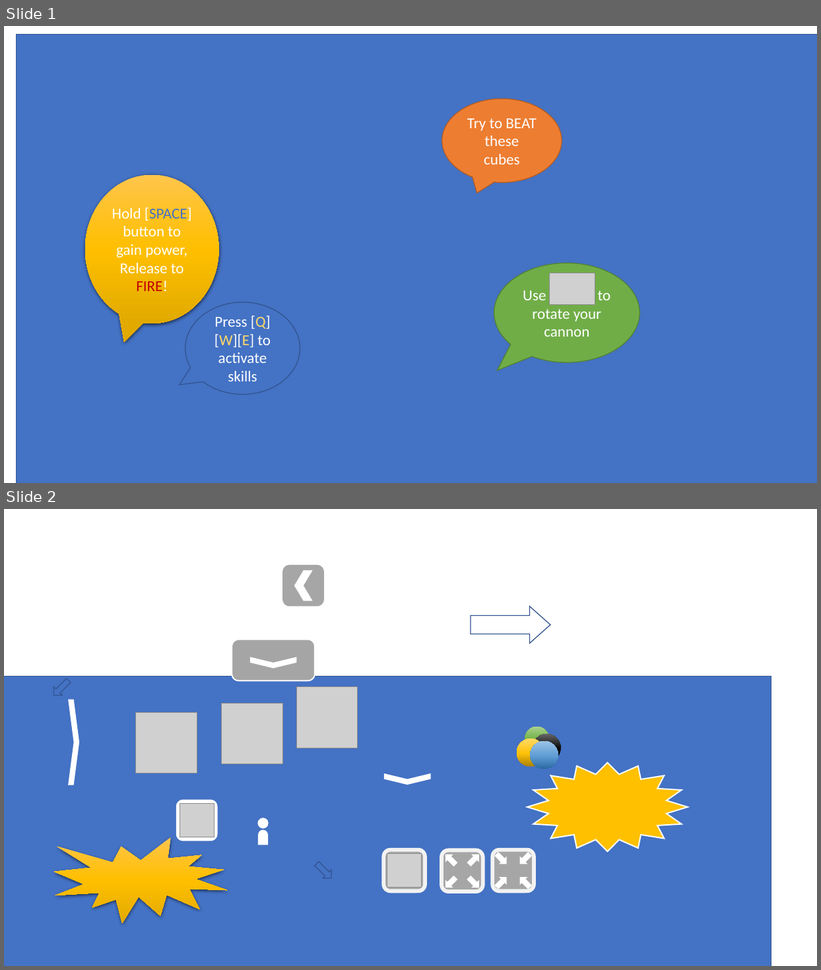
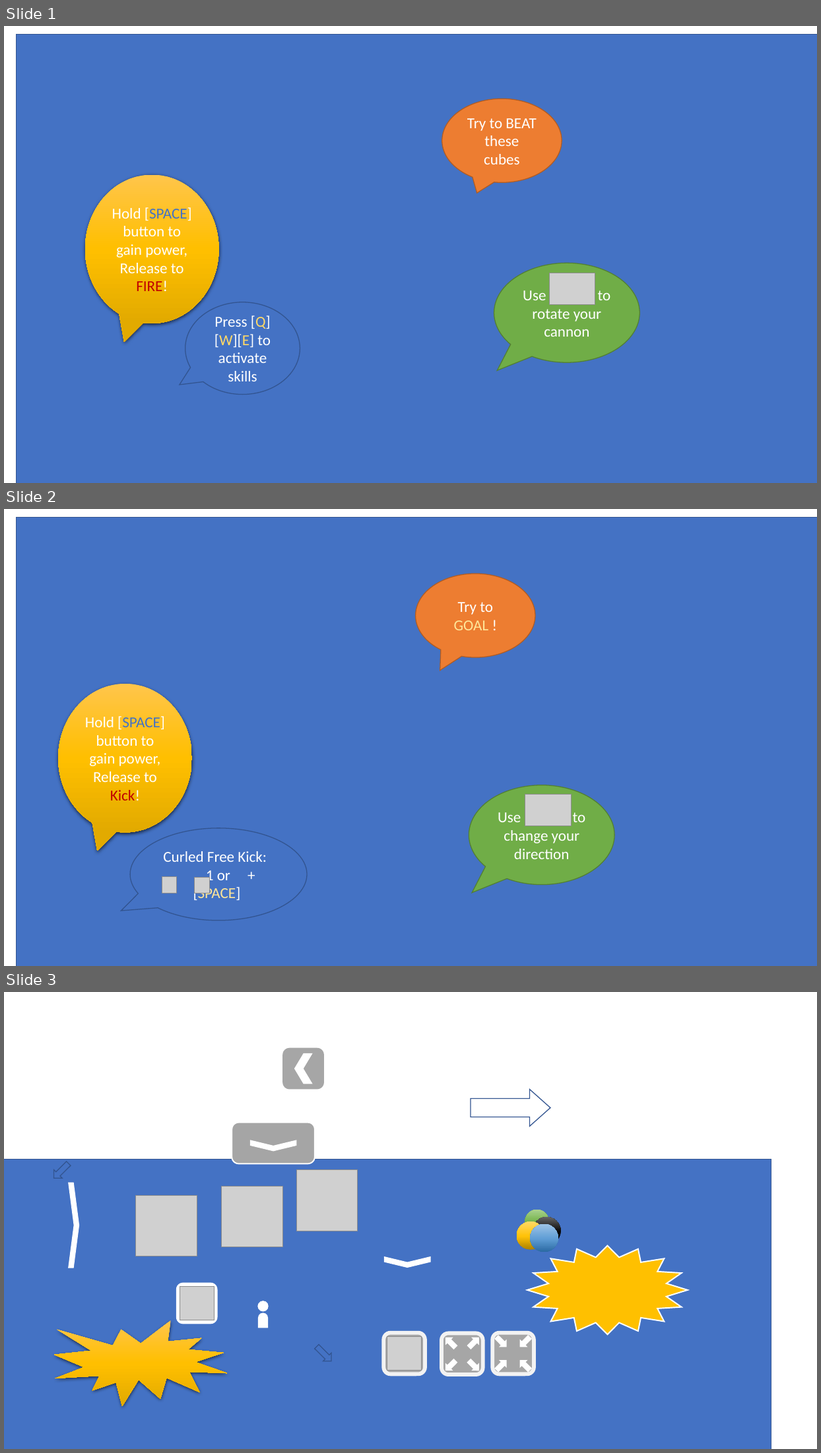
Before and after one commit to dyzsunson/BunnyBall_VR, a slide deck: Document/Rabbit_Tutorial.pptx. Shown one above the other, each under a label of ours: slides 1 and 2 before the commit, slides 1, 2 and 3 after it. The pictures are 821x970 and 821x1453 pixels, drawn with LibreOffice and Linux fonts; fonts in the diff are those of the drawing; grey boxes stand for pictures; background and template pictures are left out. Boxes give left, top, right and bottom in pixels: in the first picture for what was removed or moved away, otherwise in the second. Text is boxed around its words. In the diff, an @@ line names an element or a change of style, - is before the commit and + after.

```diff
--- a/Document/Rabbit_Tutorial.pptx
+++ b/Document/Rabbit_Tutorial.pptx
@@ slide 2 added at (4, 509, 817, 966), background picture (left out) @@
@@ rectangle added at (16, 518, 817, 966), fill #4472C4, outline #325491 1 pt @@
@@ speech bubble added at (416, 574, 535, 658), fill #ED7D31, outline #AF5C24 1 pt, 18 pt, text #FFFFFF @@
+Try to GOAL !
@@ speech bubble added at (58, 684, 192, 833), fill gradient #FFC64B to #FFC000 to #E3AB00, 18 pt, text #FFFFFF @@
+Hold [SPACE] button to gain power,
+Release to Kick!
@@ speech bubble added at (469, 786, 614, 885), fill #70AD47, outline #538035 1 pt, 18 pt, text #FFFFFF @@
+Use to change your direction
@@ picture added at (525, 795, 571, 827) @@
@@ speech bubble added at (130, 828, 307, 921), fill #4472C4, outline #325491 1 pt, 18 pt, text #FFFFFF @@
+Curled Free Kick: 1 or + [SPACE]
@@ picture added at (162, 877, 177, 893) @@
@@ picture added at (194, 878, 209, 894) @@
@@ what was slide 2 is now slide 3 @@
```
Also in this commit, not shown: 1 other slide added, 24 other files.
